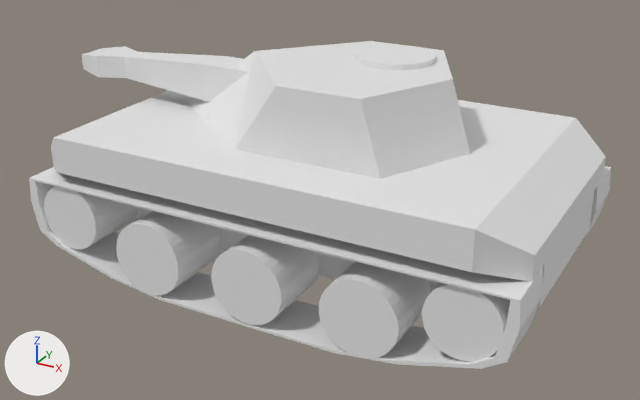
One commit to the Blender file Assets/Assets/3D/tank.blend: the scene before it, then after it.
Before and after are seen from a 50 mm camera at (6.6, -12.14, 5.63) aimed at (-0.01, -0.14, -0.38). The lights are fixed; the arrows at lower left show +X, +Y and +Z.
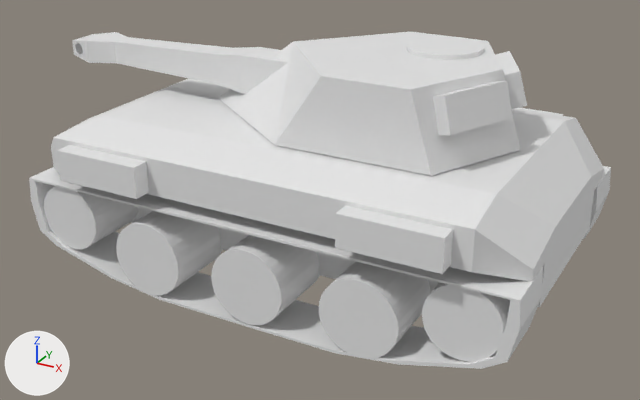
The change, as JSON lines over the scene's bpy script:
```json
{"block": "me_cube_001", "where": "# used by ob_cube; location = (0.0, 0.0, 0.0); scale = (4.14, 2.01, 0.809)"}
{"op": "remove", "block": "me_cube_001", "code": "me_cube_001.from_pydata(...)  # 42 vertices, 30 faces; spans x -1.14..1.0, y -1.24..1.24, z -1.26..1.07"}
{"op": "add", "block": "me_cube_001", "code": "me_cube_001.from_pydata(...)  # 64 vertices, 48 faces; spans x -1.14..1.0, y -1.24..1.24, z -1.26..1.29"}
{"block": "me_cube_001", "change": "me_cube_001 part 1"}
{"block": "me_cube_001", "change": "10 faces are deleted"}
{"block": "me_cube_001", "change": "2 vertices move from x 1.0, y -1.0..1.0, z 0.56 to x 1.0, y -1.0..1.0, z 0.3"}
{"block": "me_cube_001", "change": "22 vertices are added at x -1.14..1.0, y -1.24..1.24, z 0.28..1.29"}
{"block": "me_cube_001", "change": "28 new faces join them"}
{"block": "me_cylinder_002", "where": "# used by ob_top; location = (1.42, 0.64, 1.95); scale = (0.636, 0.636, 0.113)"}
{"op": "remove", "block": "me_cylinder_002", "code": "me_cylinder_002.from_pydata(...)  # 96 vertices, 62 faces; spans x -9.94..1.74, y -3.47..1.44, z -10.04..1.0"}
{"op": "add", "block": "me_cylinder_002", "code": "me_cylinder_002.from_pydata(...)  # 282 vertices, 165 faces; spans x -41.72..1.0, y -3.5..4.59, z -2.86..7.6"}
{"block": "me_cylinder_002", "change": "me_cylinder_002 part 2: a new loose piece, a box spanning x -1.0..1.0, y -1.0..1.0, z -1.0..1.0"}
{"block": "me_cylinder_002", "change": "me_cylinder_002 part 3: the loose piece of 64 vertices spanning x -1.75..0.25, y -1.0..1.0, z -1.0..1.0 is multiplied about its middle by the matrix ((2.948, 1.375, 0.474), (-0.418, 0.896, 0.0), (-0.553, -0.258, 1.082)), then moved by (-4.18, 0.38, 1.57)"}
{"block": "me_cylinder_002", "change": "me_cylinder_002 part 4: a new loose piece of 190 vertices spanning x -41.72..-10.65, y -0.42..4.59, z 0.28..7.6"}
{"block": "me_cylinder_002", "change": "me_cylinder_002 part 5: the loose piece of 20 vertices spanning x -9.94..-2.18, y -1.64..-0.38, z -7.65..-1.99 is deleted"}
{"block": "me_cylinder_002", "change": "me_cylinder_002 part 6"}
{"block": "me_cylinder_002", "change": "12 vertices are removed from x -6.71..1.74, y -3.47..1.44, z -10.04..0.29"}
{"block": "me_cylinder_002", "change": "10 faces are deleted"}
{"block": "me_cylinder_002", "change": "20 vertices are added at x -27.03..-0.37, y -3.5..2.95, z -2.86..4.87"}
{"block": "me_cylinder_002", "change": "16 new faces join them"}
{"op": "add", "block": "me_cube", "code": ["me_cube = bpy.data.meshes.new('Cube')", "me_cube.from_pydata(...)  # a box spanning x -1.0..1.0, y -1.0..1.0, z -1.0..1.0"]}
{"op": "set", "path": "ob_top.location", "old": "(1.42, 0.64, 1.95)", "new": "(2.72, 0.87, 1.83)"}
{"op": "set", "path": "ob_top.rotation_euler", "old": "(0.0, 0.0, 0.0)", "new": "(0.0, -0.279, 0.436)", "note": "degrees (0, 0, 0) -> degrees (0, -16, 25)"}
{"op": "set", "path": "ob_top.scale", "old": "(0.636, 0.636, 0.113)", "new": "(0.176, 0.603, 0.269)"}
{"op": "add", "block": "ob_cube_001", "code": ["ob_cube_001 = bpy.data.objects.new('Cube.001', me_cube)", "ob_cube_001.location = (2.44, -2.64, 0.55)", "ob_cube_001.scale = (-0.761, 0.15, 0.251)", "_m = ob_cube_001.modifiers.new('Mirror', 'MIRROR')", "_m.use_axis = (True, True, False)", "_m.mirror_object = ob_cube"]}
```

Pixel boxes [x1, y1, x2, y2] of what changed, in the pictures (640 x 400 px; the box of a moved part takes in the faces that stretch with it):
```json
{"object": "Cube", "change": "reshaped", "before": [51, 90, 606, 307], "after": [51, 78, 604, 307]}
{"object": "Top", "change": "reshaped, moved, turned, rescaled", "before": [82, 41, 470, 179], "after": [72, 32, 527, 176]}
{"object": "Cube.001", "change": "added", "after": [57, 107, 563, 274]}
{"part": 1, "of": "me_cube_001", "change": "built on", "before": [53, 90, 606, 281], "after": [53, 78, 604, 281]}
{"part": 2, "of": "me_cylinder_002", "change": "added", "after": [496, 51, 527, 109]}
{"part": 3, "of": "me_cylinder_002", "change": "moved or reshaped", "before": [356, 45, 436, 70], "after": [406, 37, 484, 60]}
{"part": 4, "of": "me_cylinder_002", "change": "added", "after": [72, 32, 288, 94]}
{"part": 5, "of": "me_cylinder_002", "change": "deleted", "before": [82, 46, 249, 101]}
{"part": 6, "of": "me_cylinder_002", "change": "built on", "before": [187, 41, 470, 179], "after": [218, 32, 520, 176]}
```
